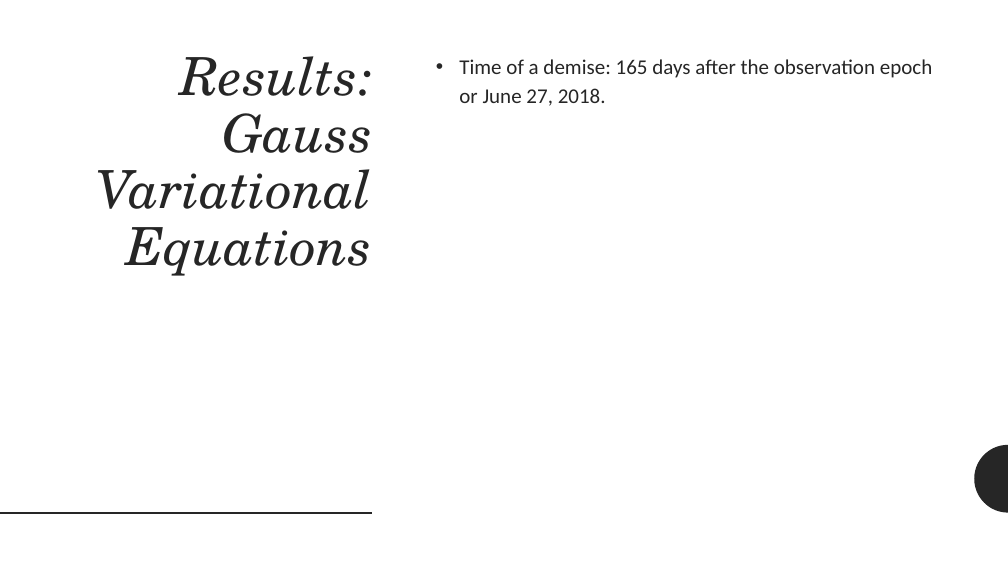
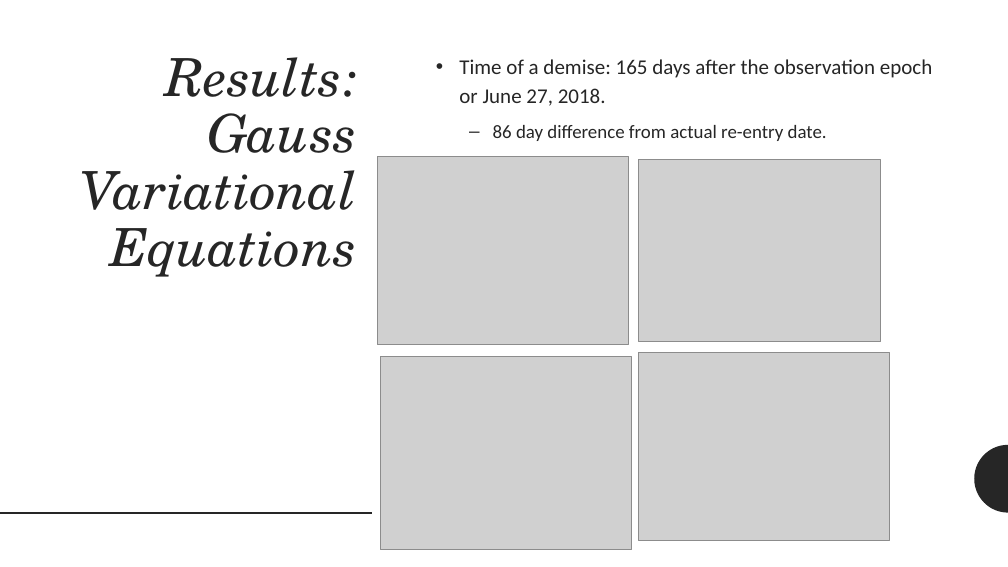
Before and after one commit to gankoji/ame557-proj2, a slide deck: slide 8 of Presentation_Slides/AME 557 Project 2 Outline.pptx. Drawn at 1008x567 pixels with LibreOffice and Linux fonts; fonts in the diff are those of the drawing; grey boxes stand for pictures. Boxes give left, top, right and bottom in pixels: in the first picture for what was removed or moved away, otherwise in the second. Text is boxed around its words. In the diff, an @@ line names an element or a change of style, - is before the commit and + after.

Commit message:
updated slides
updated slides, created pdf

```diff
--- a/Presentation_Slides/AME 557 Project 2 Outline.pptx
+++ b/Presentation_Slides/AME 557 Project 2 Outline.pptx
@@ title "Results: Gauss Variational Equations": place and size @@
-title "Results: Gauss Variational Equations" at box(96, 56, 373, 276)
+title "Results: Gauss Variational Equations" at box(81, 57, 357, 277)
@@ text at box(493, 125, 827, 141): paragraph added @@
+  – 86 day difference from actual re-entry date.
@@ picture added at box(377, 157, 628, 345) @@
@@ picture added at box(639, 160, 881, 342) @@
@@ picture added at box(381, 357, 632, 550) @@
@@ picture added at box(639, 352, 890, 541) @@
```
Also in this commit, not shown: 4 other slides changed, 1 slide added, 2 slides removed, 1 other file.
